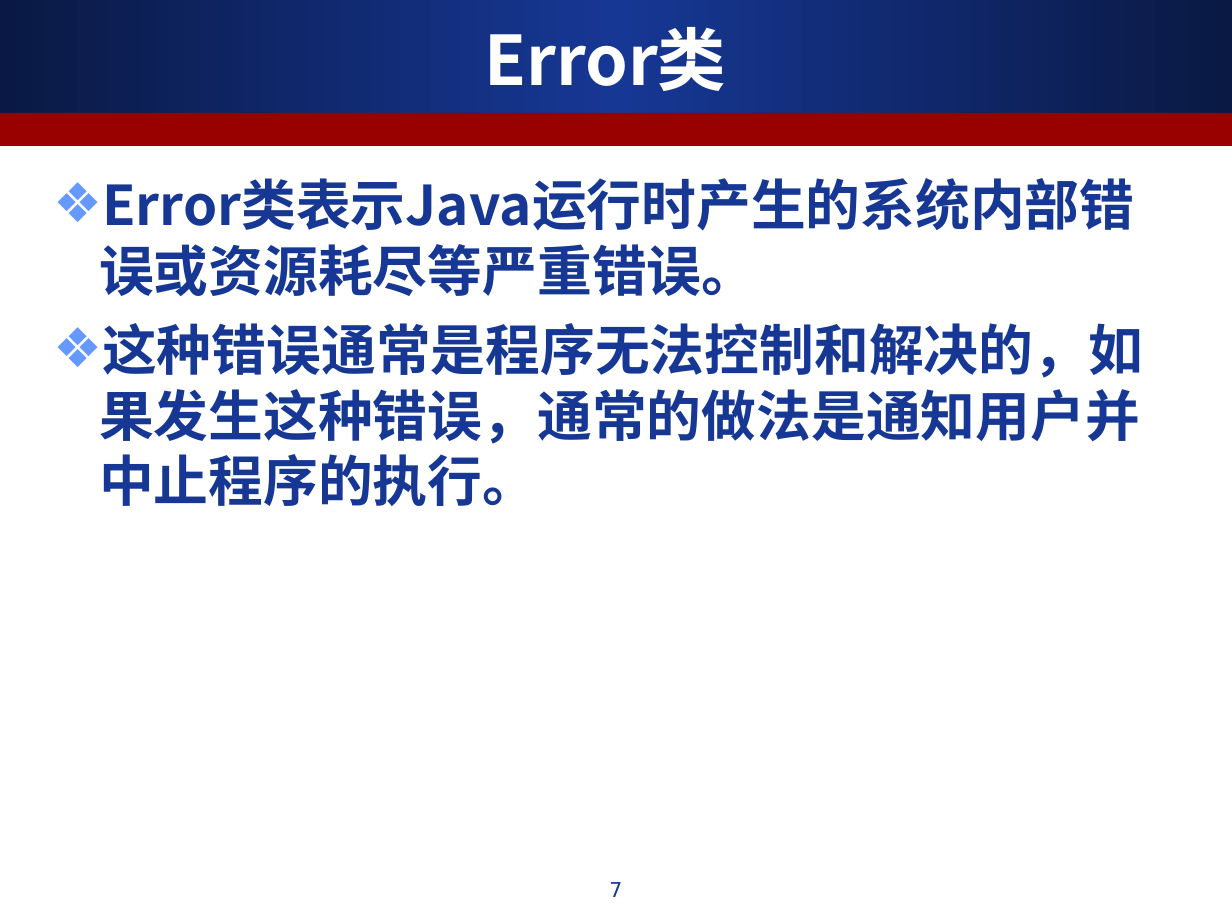
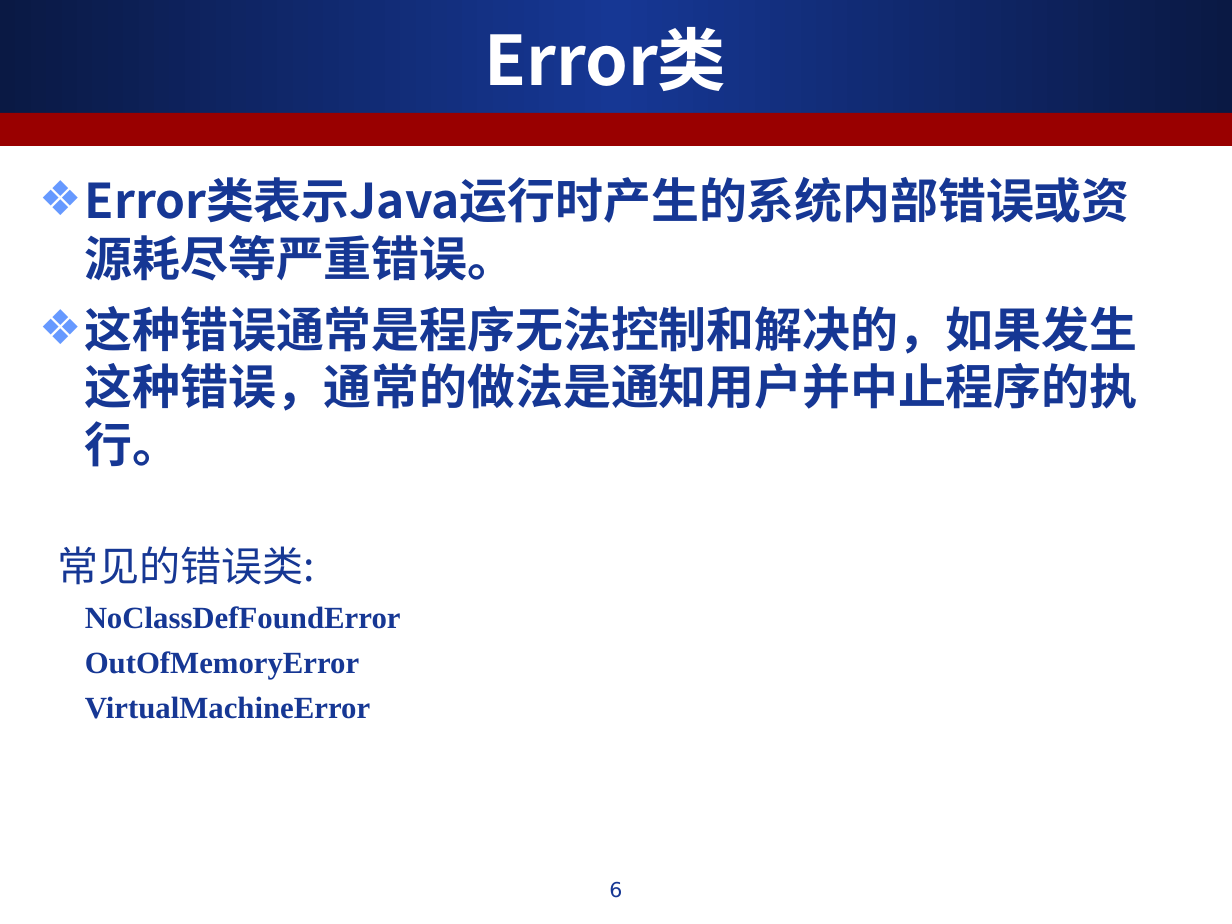
Before and after one commit to ALiberInc/Training, a slide deck: slide 6 of Java/第六章_异常处理.ppt (slide 7 before the commit). Drawn at 1232x924 pixels with LibreOffice and Linux fonts; fonts in the diff are those of the drawing. Boxes give left, top, right and bottom in pixels: in the first picture for what was removed or moved away, otherwise in the second. Text is boxed around its words. In the diff, an @@ line names an element or a change of style, - is before the commit and + after.

Commit message:
增加了异常运行时异常的部分

```diff
--- a/Java/第六章_异常处理.ppt
+++ b/Java/第六章_异常处理.ppt
@@ text "Error类表示Java运行时产生的系统内部错误或资源耗尽等严重错误。": place and size @@
-text "Error类表示Java运行时产生的系统内部错误或资源耗尽等严重错误。" at [99,244,1143,506]
+text "Error类表示Java运行时产生的系统内部错误或资源耗尽等严重错误。" at [57,235,1138,719]
@@ text at [85,235,1138,467]: size 32 to 28 pt in "Error类表示Java运行时产生的系统内部错误或资源耗尽等严重错误。", "这种错误通常是程序无法控制和解决的，如果发生这种错误，通常的做法是通知用户并中止程序的执行。" @@
@@ text at [57,546,401,719]: paragraphs added @@
+常见的错误类:
+NoClassDefFoundError
+OutOfMemoryError
+VirtualMachineError
@@ page number at [609,881,622,898]: text changed @@
-7
+6
```
Also in this commit, not shown: 2 slides added, 1 slide removed.
